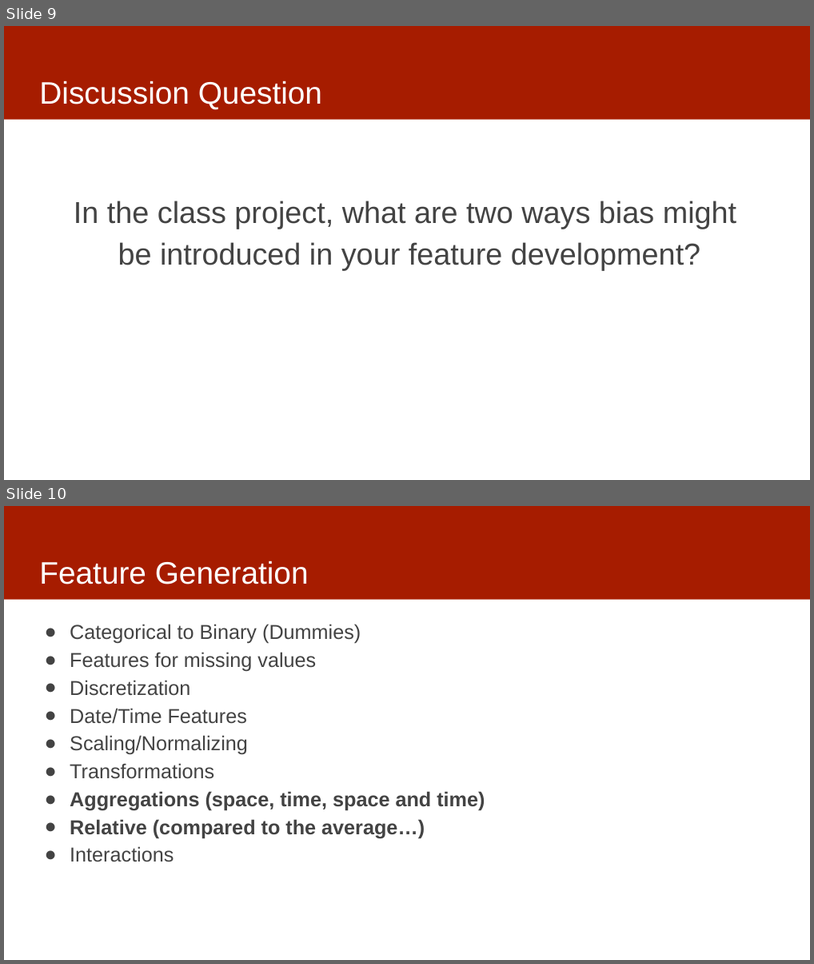
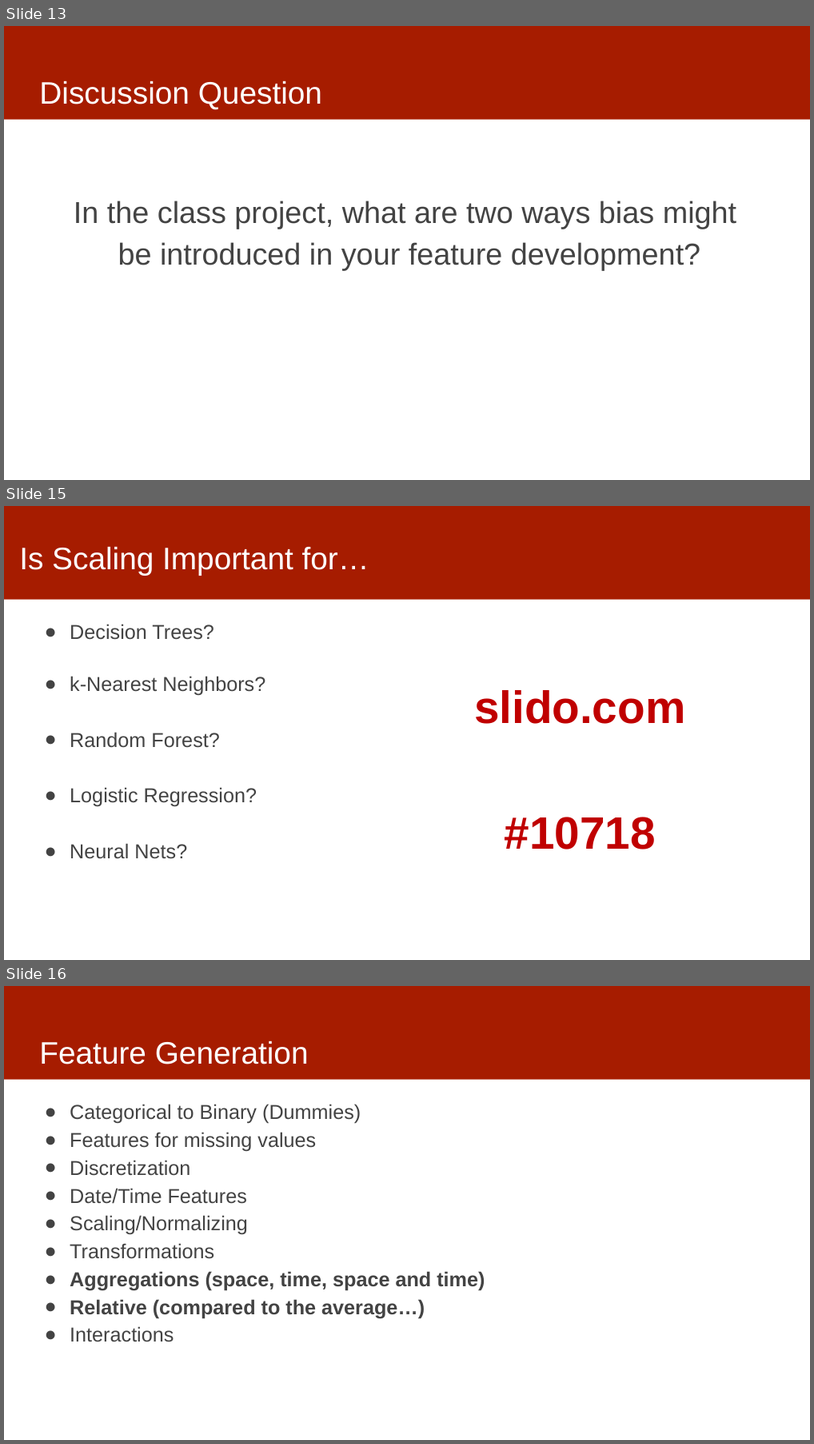
Before and after one commit to dssg/MLinPractice, a slide deck: Lectures/Lecture7-Features.pptx. Shown one above the other, each under a label of ours: slides 9 and 10 before the commit, slides 13, 15 and 16 after it; the slides between them are not shown. The pictures are 814x964 and 814x1444 pixels, drawn with LibreOffice and Linux fonts; fonts in the diff are those of the drawing. Boxes give left, top, right and bottom in pixels: in the first picture for what was removed or moved away, otherwise in the second. Text is boxed around its words. In the diff, an @@ line names an element or a change of style, - is before the commit and + after.

```diff
--- a/Lectures/Lecture7-Features.pptx
+++ b/Lectures/Lecture7-Features.pptx
@@ slide 15 added at [4, 506, 810, 960], background #FFFFFF; not listed: 1 template element that a slide beside it also shows @@
@@ title added at [19, 547, 370, 575], 37 pt, text #FFFFFF @@
+Is Scaling Important for…
@@ text added at [70, 624, 266, 859], 24 pt, text #434343 @@
+● Decision Trees?
+● k-Nearest Neighbors?
+● Random Forest?
+● Logistic Regression?
+● Neural Nets?
@@ text added at [474, 690, 686, 849], 54 pt, text #C00000, bold @@
+slido.com
+#10718
@@ what was slide 9 is now slide 13 @@
@@ what was slide 10 is now slide 16 @@
```
Also in this commit, not shown: 3 slides changed, 5 other slides added.
